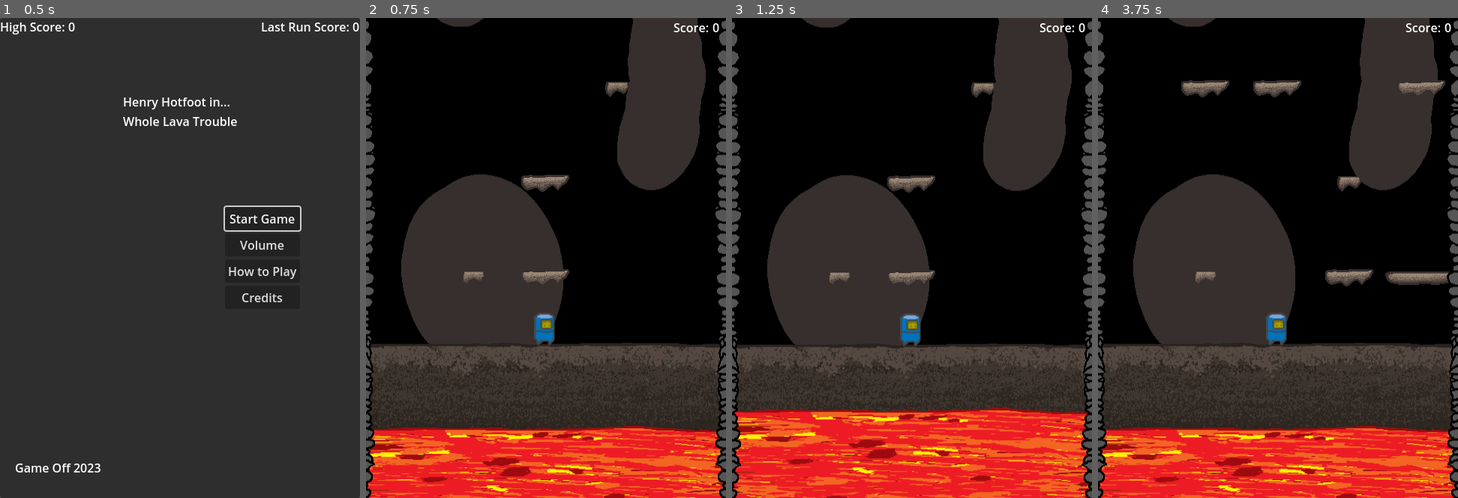
Above: before the commit, frames 1-4 (left to right).
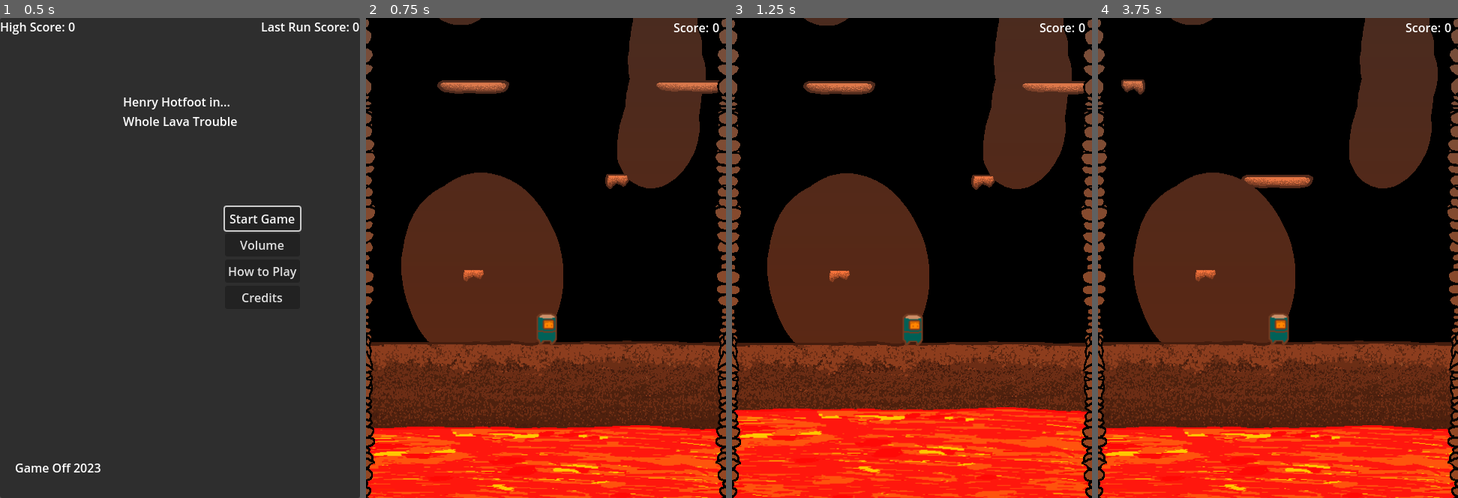
Above: after the commit, the same moments.

Repository: wrStorage/Game-Off-2023-Game-Submission
Game: Godot game, scene res://scenes/gui/main_menu.tscn
The game is run twice, just before and just after one commit, with the same random seed, the same clock (stepped at 60 frames per second) and the same inputs.
Inputs:
- Up to frame 1 (0.5 s): no input
- Up to frame 2 (0.75 s): click "Start Game" at 0.5 s
- Up to frame 3 (1.25 s): no input
- Up to frame 4 (3.75 s): hold Right (ui_right) 1.28-2.78 s; tap Up (ui_up) at 1.35, 1.52, 1.82, 2.1, 2.27, 2.57, 2.85 s; hold Left (ui_left) 2.78-3.5 s; click "Retry" at 3.5 s

Frame 1 is identical in both runs. In frame 2, 45% of the frame differs, in the area x 0-100%, y 0-100%; in frame 3, 43%; in frame 4, 46%.

Commit message:
Fixed player animations and added lava lighting

Diff:
--- a/scenes/gui/pause_menu.tscn
+++ b/scenes/gui/pause_menu.tscn
@@ -4,6 +4,7 @@
 
 [node name="PauseMenu" type="CanvasLayer"]
 process_mode = 3
+layer = 2
 script = ExtResource("1_rxlo3")
 
 [node name="PausePanel" type="Panel" parent="."]
--- a/scenes/levels/stage_one.tscn
+++ b/scenes/levels/stage_one.tscn
@@ -38,7 +38,7 @@
 position = Vector2(-10, 35)
 
 [node name="Lava" parent="." instance=ExtResource("5_4u7sq")]
-position = Vector2(0, 400)
+position = Vector2(8, 401)
 
 [node name="LeftInvisibleWall" parent="." instance=ExtResource("7_bir2g")]
 position = Vector2(-295, 0)
--- a/scenes/objects/lava.tscn
+++ b/scenes/objects/lava.tscn
@@ -1,7 +1,8 @@
-[gd_scene load_steps=4 format=3 uid="uid://du01nott550c7"]
+[gd_scene load_steps=5 format=3 uid="uid://du01nott550c7"]
 
 [ext_resource type="Script" path="res://scripts/objectscripts/lava.gd" id="1_aptu5"]
 [ext_resource type="Texture2D" uid="uid://ckuxw7my7mtsy" path="res://assets/sprites/objects/spr_lava.png" id="2_8ctb3"]
+[ext_resource type="Texture2D" uid="uid://b1f3b3sq3iqa8" path="res://assets/sprites/background/ovr_lava_radiance.png" id="3_14g06"]
 
 [sub_resource type="RectangleShape2D" id="RectangleShape2D_ogep5"]
 size = Vector2(500, 640)
@@ -23,5 +24,15 @@
 wait_time = 10.0
 autostart = true
 
+[node name="LavaLight" type="PointLight2D" parent="."]
+position = Vector2(-7, -839)
+scale = Vector2(1.04167, 5.58)
+energy = 2.0
+blend_mode = 2
+range_layer_min = -100
+range_layer_max = 1
+texture = ExtResource("3_14g06")
+height = 500.0
+
 [connection signal="body_entered" from="." to="." method="_on_body_entered"]
 [connection signal="timeout" from="SpeedTimer" to="." method="_on_speed_timer_timeout"]
--- a/scenes/objects/player.tscn
+++ b/scenes/objects/player.tscn
@@ -1,17 +1,18 @@
-[gd_scene load_steps=7 format=3 uid="uid://dox4ifyfxt4bk"]
+[gd_scene load_steps=9 format=3 uid="uid://dox4ifyfxt4bk"]
 
 [ext_resource type="Script" path="res://scripts/objectscripts/player.gd" id="1_67d6m"]
-[ext_resource type="Texture2D" uid="uid://din33rvrwbvo5" path="res://assets/sprites/player/spr_pc_43x53.png" id="2_xsti4"]
+[ext_resource type="Texture2D" uid="uid://cna1ypq5ofv28" path="res://assets/sprites/player/spr_pc_43x53.png" id="2_xsti4"]
+[ext_resource type="AudioStream" uid="uid://54kbtt1rqpqu" path="res://assets/sfx/jump.wav" id="3_0y41r"]
 
 [sub_resource type="RectangleShape2D" id="RectangleShape2D_30cy6"]
-size = Vector2(20, 40)
+size = Vector2(18, 35)
 
 [sub_resource type="Animation" id="Animation_3aggp"]
 length = 0.001
 tracks/0/type = "value"
 tracks/0/imported = false
 tracks/0/enabled = true
-tracks/0/path = NodePath("PlayerSprite:frame")
+tracks/0/path = NodePath("PlayerCollisionShape/PlayerSprite:frame")
 tracks/0/interp = 1
 tracks/0/loop_wrap = true
 tracks/0/keys = {
@@ -21,13 +22,29 @@
 "values": [0]
 }
 
+[sub_resource type="Animation" id="Animation_viibo"]
+resource_name = "jump"
+length = 0.2
+tracks/0/type = "value"
+tracks/0/imported = false
+tracks/0/enabled = true
+tracks/0/path = NodePath("PlayerCollisionShape/PlayerSprite:frame")
+tracks/0/interp = 1
+tracks/0/loop_wrap = true
+tracks/0/keys = {
+"times": PackedFloat32Array(0, 0.1),
+"transitions": PackedFloat32Array(1, 1),
+"update": 1,
+"values": [4, 5]
+}
+
 [sub_resource type="Animation" id="Animation_j1m65"]
 resource_name = "walk"
 length = 0.4
 tracks/0/type = "value"
 tracks/0/imported = false
 tracks/0/enabled = true
-tracks/0/path = NodePath("PlayerSprite:frame")
+tracks/0/path = NodePath("PlayerCollisionShape/PlayerSprite:frame")
 tracks/0/interp = 1
 tracks/0/loop_wrap = true
 tracks/0/keys = {
@@ -40,6 +57,7 @@
 [sub_resource type="AnimationLibrary" id="AnimationLibrary_vfjpm"]
 _data = {
 "RESET": SubResource("Animation_3aggp"),
+"jump": SubResource("Animation_viibo"),
 "walk": SubResource("Animation_j1m65")
 }
 
@@ -49,15 +67,21 @@
 collision_mask = 27
 script = ExtResource("1_67d6m")
 
-[node name="PlayerSprite" type="Sprite2D" parent="."]
-position = Vector2(7, 1)
+[node name="PlayerCollisionShape" type="CollisionShape2D" parent="."]
+position = Vector2(2, -4)
+shape = SubResource("RectangleShape2D_30cy6")
+
+[node name="PlayerSprite" type="Sprite2D" parent="PlayerCollisionShape"]
+position = Vector2(5, 4)
 texture = ExtResource("2_xsti4")
 hframes = 4
-vframes = 3
+vframes = 2
 
-[node name="PlayerCollisionShape" type="CollisionShape2D" parent="."]
-position = Vector2(-1, -4)
-shape = SubResource("RectangleShape2D_30cy6")
+[node name="ImpactingObjectRay" type="RayCast2D" parent="PlayerCollisionShape"]
+position = Vector2(-2, 4)
+rotation = 3.14159
+target_position = Vector2(0, 30)
+collision_mask = 16
 
 [node name="StunTimer" type="Timer" parent="."]
 
@@ -75,10 +99,8 @@
 "": SubResource("AnimationLibrary_vfjpm")
 }
 
-[node name="ImpactingObjectRay" type="RayCast2D" parent="."]
-rotation = 3.14159
-target_position = Vector2(0, 30)
-collision_mask = 16
+[node name="PlayerAudioStream" type="AudioStreamPlayer2D" parent="."]
+stream = ExtResource("3_0y41r")
 
 [connection signal="timeout" from="StunTimer" to="." method="_on_stun_timer_timeout"]
 [connection signal="timeout" from="FallBufferTimer" to="." method="_on_fall_buffer_timer_timeout"]
--- a/scripts/guiscripts/hud.gd
+++ b/scripts/guiscripts/hud.gd
@@ -2,5 +2,5 @@
 
 @onready var score_label = $MarginContainer/HBoxContainer/ScoreNumberLabel
 
-func _process(delta):
+func _process(_delta) -> void:
 	score_label.text = str(GameManager.current_run_score)
--- a/scripts/levelscripts/stage_one.gd
+++ b/scripts/levelscripts/stage_one.gd
@@ -33,6 +33,9 @@
 
 func add_platform(platform_position, row) -> void:
 	var new_platform = platforms[rng.randi_range(0, platforms.size() - 1)].instantiate()
+	var flip = rng.randi_range(0,1)
+	if flip:
+		new_platform.scale.x *= -flip
 	new_platform.global_position = platform_position
 	new_platform.platform_row = row
 	add_idol(new_platform, row)
--- a/scripts/objectscripts/idol.gd
+++ b/scripts/objectscripts/idol.gd
@@ -2,9 +2,9 @@
 
 var offset: int = -48
 
-func _ready():
+func _ready() -> void:
 	position.y = position.y + offset
 
-func _on_body_entered(body):
+func _on_body_entered(body) -> void:
 	body.apply_upgrade()
 	queue_free()
--- a/scripts/objectscripts/player.gd
+++ b/scripts/objectscripts/player.gd
@@ -15,8 +15,10 @@
 @onready var upgrade_timer = $UpgradeTimer
 @onready var fall_buffer_timer = $FallBufferTimer
 @onready var buffered_jump_timer = $BufferedJumpTimer
-@onready var impacting_ray = $ImpactingObjectRay
+@onready var impacting_ray = $PlayerCollisionShape/ImpactingObjectRay
 @onready var animation_player = $PlayerAnimationPlayer
+@onready var sprite = $PlayerCollisionShape
+@onready var audio_player = $PlayerAudioStream
 
 func _physics_process(delta) -> void:
 	if impacting_ray.is_colliding() and is_on_floor() and !squished:
@@ -37,6 +39,8 @@
 	if is_on_floor() or fall_buffer:
 		if Input.is_action_just_pressed("ui_up") or buffered_jump:
 			velocity.y = jump_speed
+			audio_player.play()
+			animation_player.play("jump")
 			fall_buffer = false
 			buffered_jump = false
 
@@ -48,6 +52,9 @@
 		velocity.y = 0
 
 	velocity.x = direction * speed
+
+	if direction != 0:
+		sprite.scale.x = direction
 
 	var wasOnFloor = is_on_floor()
 	move_and_slide()
@@ -80,6 +87,6 @@
 func _on_buffered_jump_timer_timeout() -> void:
 	buffered_jump = false
 
-func _on_upgrade_timer_timeout():
+func _on_upgrade_timer_timeout() -> void:
 	jump_speed = normal_jump_speed
 	upgrade_timer.stop()
--- a/scripts/objectscripts/rock.gd
+++ b/scripts/objectscripts/rock.gd
@@ -19,10 +19,10 @@
 	if body.collision_layer == 1:
 		if global_position.x >= body.global_position.x:
 			horizontal_speed = horizontal_bounce
-			rotation_amount = 30
+			rotation_amount = 35
 		else:
 			horizontal_speed = -horizontal_bounce
-			rotation_amount = -30
+			rotation_amount = -35
 		vertical_speed = vertical_bounce
 		bounce_timer.start()
 		collision_mask = 12
Not shown, added: assets/sfx/boulder.wav.import
Not shown, added: assets/sfx/idol.wav.import
Not shown, added: assets/sfx/jump.wav.import
Not shown, added: assets/sfx/menu scroll.wav.import
Not shown, added: assets/sfx/rock.wav.import
Binary file added: assets/sprites/background/ovr_lava_radiance.png
Not shown, changed: assets/sprites/background/ovr_lava_radiance.png.import
Binary file changed: assets/sprites/player/spr_pc_43x53.png
Not shown, added: assets/sfx/boulder.wav
Not shown, added: assets/sfx/idol.wav
Not shown, added: assets/sfx/jump.wav
Not shown, added: assets/sfx/menu scroll.wav
(and 1 more such lines)
